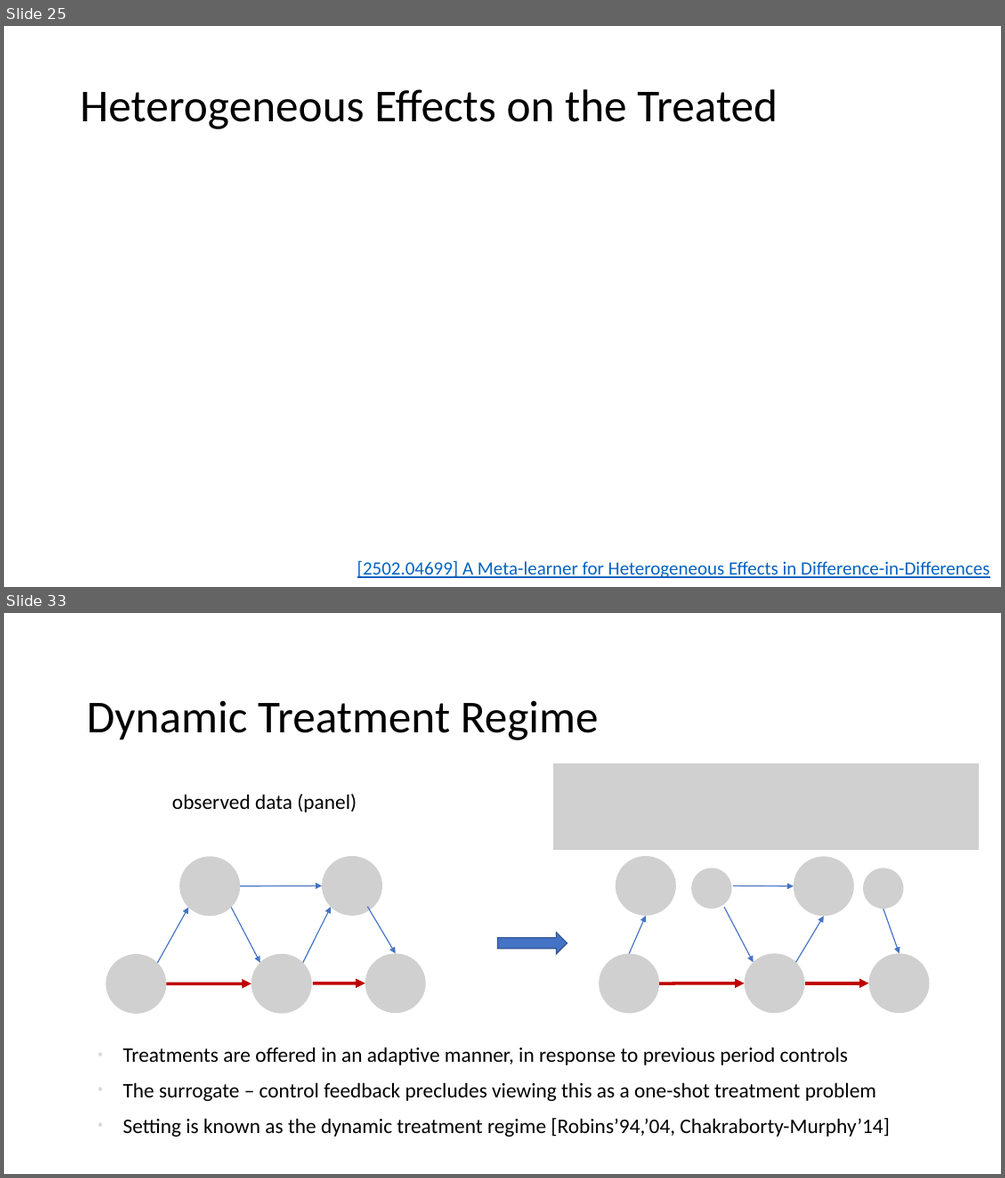
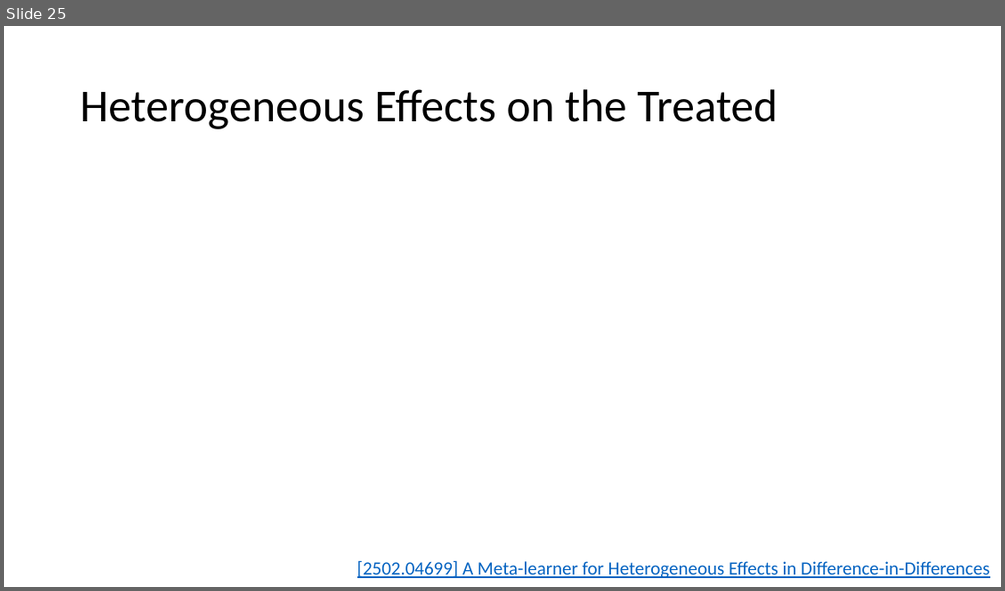
Before and after one commit to stanford-msande228/winter25, a slide deck: assets/presentations/MSANDE228_Lecture18_DiD.pptx. Shown one above the other, each under a label of ours: slides 25 and 33 before the commit, slide 25 after it; the slides between them are not shown. The pictures are 1005x1178 and 1005x591 pixels, drawn with LibreOffice and Linux fonts; fonts in the diff are those of the drawing; grey boxes stand for pictures. Boxes give left, top, right and bottom in pixels: in the first picture for what was removed or moved away, otherwise in the second. Text is boxed around its words. In the diff, an @@ line names an element or a change of style, - is before the commit and + after.

```diff
--- a/assets/presentations/MSANDE228_Lecture18_DiD.pptx
+++ b/assets/presentations/MSANDE228_Lecture18_DiD.pptx
@@ slide 33 removed at bbox=[4, 613, 1001, 1174], background #FFFFFF @@
@@ title removed at bbox=[87, 700, 599, 740] @@
-Dynamic Treatment Regime
@@ picture removed at bbox=[554, 763, 979, 850] @@
@@ text removed at bbox=[172, 794, 356, 812] @@
-observed data (panel)
@@ picture removed at bbox=[179, 856, 241, 916] @@
@@ picture removed at bbox=[322, 856, 382, 916] @@
@@ picture removed at bbox=[615, 856, 676, 916] @@
@@ picture removed at bbox=[691, 868, 732, 908] @@
@@ picture removed at bbox=[793, 856, 854, 916] @@
@@ picture removed at bbox=[863, 868, 904, 908] @@
@@ arrow removed from (241, 886) to (322, 886) @@
@@ arrow removed from (367, 906) to (396, 953) @@
@@ arrow removed from (733, 886) to (793, 886) @@
@@ arrow removed from (157, 963) to (189, 907) @@
@@ arrow removed from (231, 907) to (260, 962) @@
@@ arrow removed from (303, 962) to (331, 907) @@
@@ right arrow removed at bbox=[498, 933, 567, 954] @@
@@ arrow removed from (629, 953) to (646, 916) @@
@@ arrow removed from (724, 907) to (753, 962) @@
@@ arrow removed from (796, 962) to (824, 916) @@
@@ arrow removed from (883, 908) to (899, 953) @@
@@ picture removed at bbox=[105, 954, 166, 1013] @@
@@ picture removed at bbox=[251, 954, 312, 1013] @@
@@ picture removed at bbox=[365, 953, 426, 1013] @@
@@ picture removed at bbox=[599, 953, 659, 1013] @@
@@ picture removed at bbox=[744, 953, 805, 1013] @@
@@ picture removed at bbox=[869, 953, 930, 1013] @@
@@ arrow removed from (166, 984) to (251, 984) @@
@@ arrow removed from (313, 983) to (365, 983) @@
@@ arrow removed from (659, 983) to (744, 983) @@
@@ arrow removed from (805, 983) to (869, 983) @@
@@ text removed at bbox=[123, 1046, 890, 1136] @@
-• Treatments are offered in an adaptive manner, in response to previous period controls
-• The surrogate – control feedback precludes viewing this as a one-shot treatment problem
-• Setting is known as the dynamic treatment regime [Robins’94,’04, Chakraborty-Murphy’14]
```
Also in this commit, not shown: 1 slide changed, 65 other slides removed, 4 other files.
